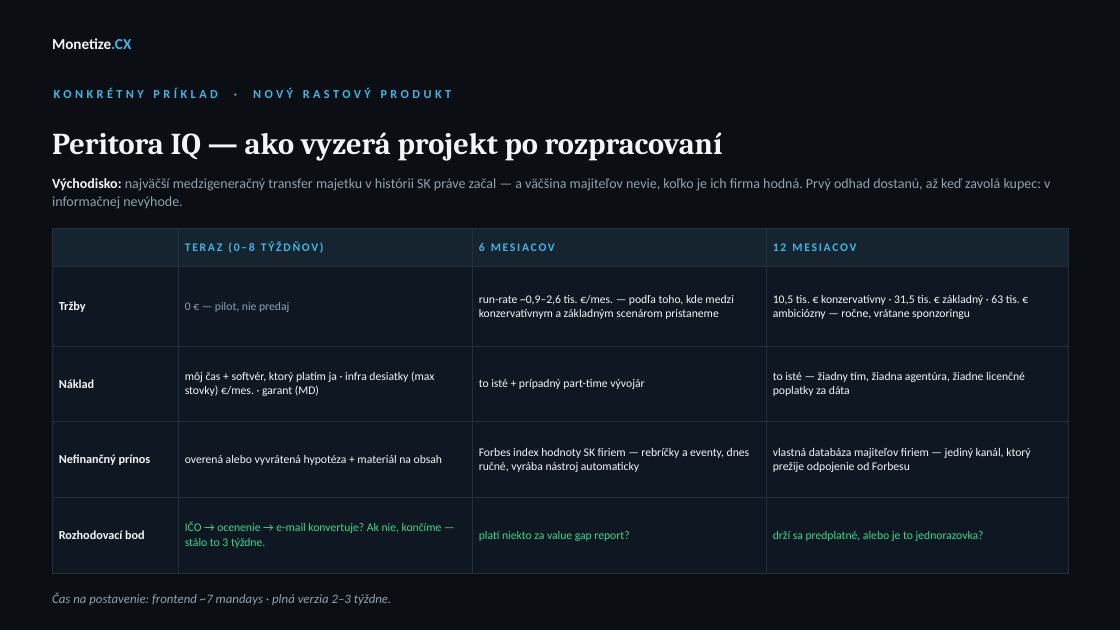
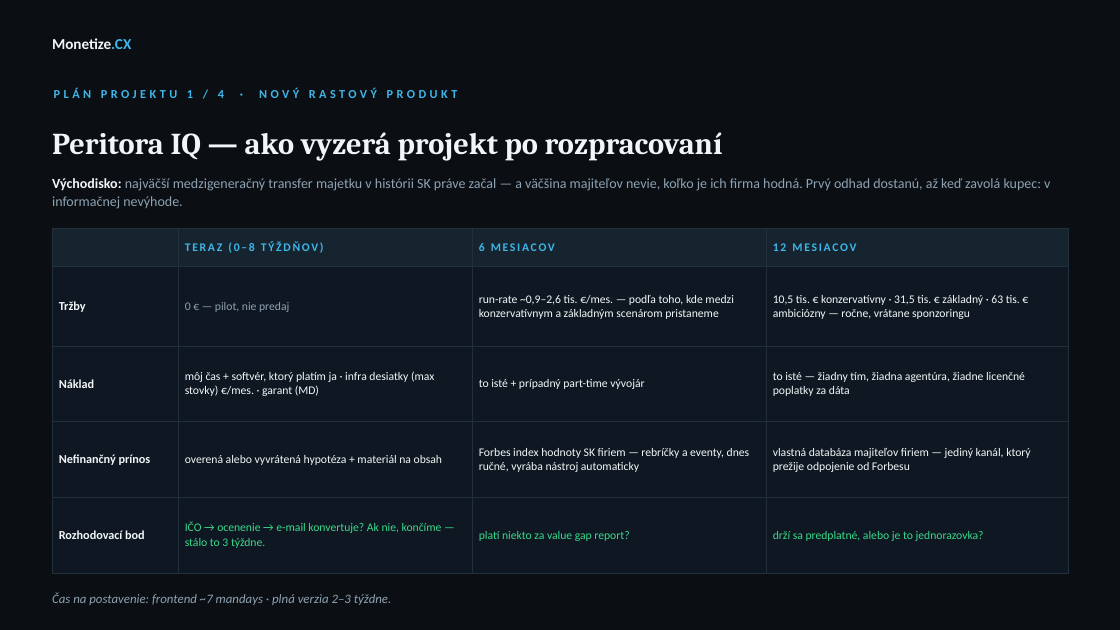
Before and after one commit to pietro18/pietro18, a slide deck: slide 5 of prezentacie/AI_projekty_Forbes_SK_diskusia.pptx. Drawn at 1120x630 pixels with LibreOffice and Linux fonts; fonts in the diff are those of the drawing. Boxes give left, top, right and bottom in pixels: in the first picture for what was removed or moved away, otherwise in the second. Text is boxed around its words. In the diff, an @@ line names an element or a change of style, - is before the commit and + after.

```diff
--- a/prezentacie/AI_projekty_Forbes_SK_diskusia.pptx
+++ b/prezentacie/AI_projekty_Forbes_SK_diskusia.pptx
@@ text at [54, 88, 458, 98]: text changed @@
-KONKRÉTNY PRÍKLAD · NOVÝ RASTOVÝ PRODUKT
+PLÁN PROJEKTU 1 / 4 · NOVÝ RASTOVÝ PRODUKT
```
Also in this commit, not shown: 1 other slide changed, 3 slides added.
